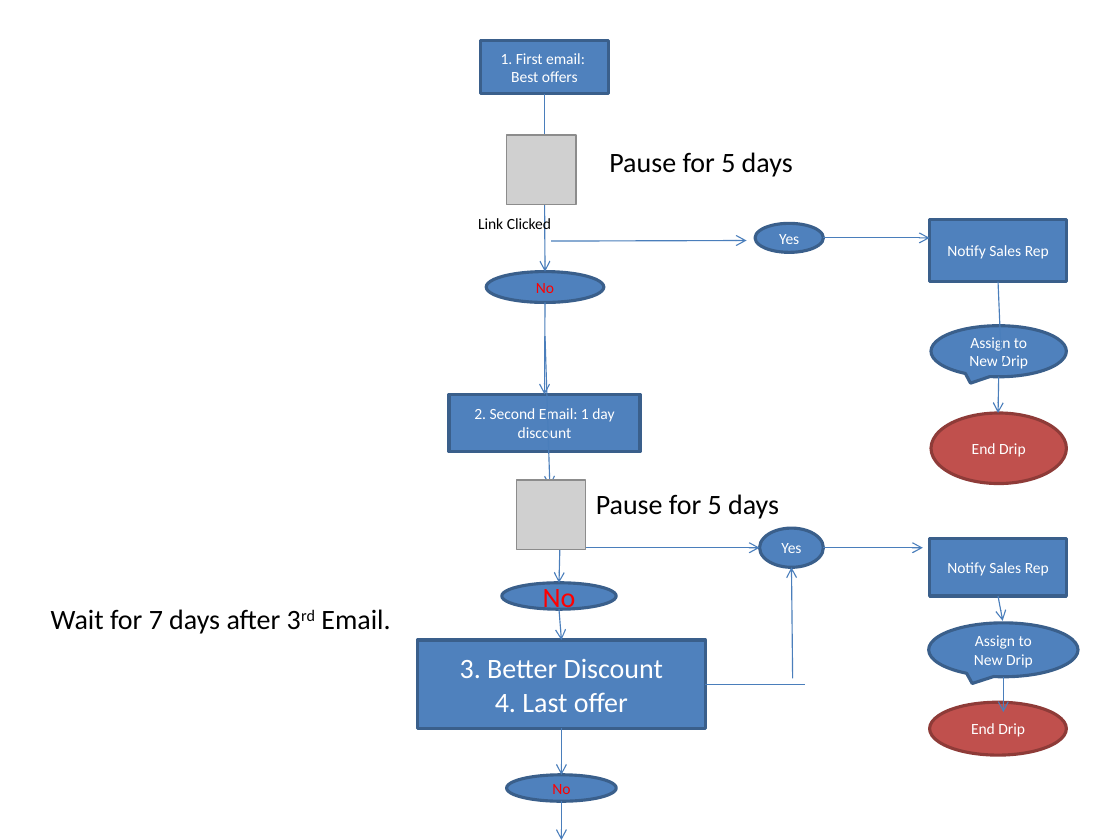
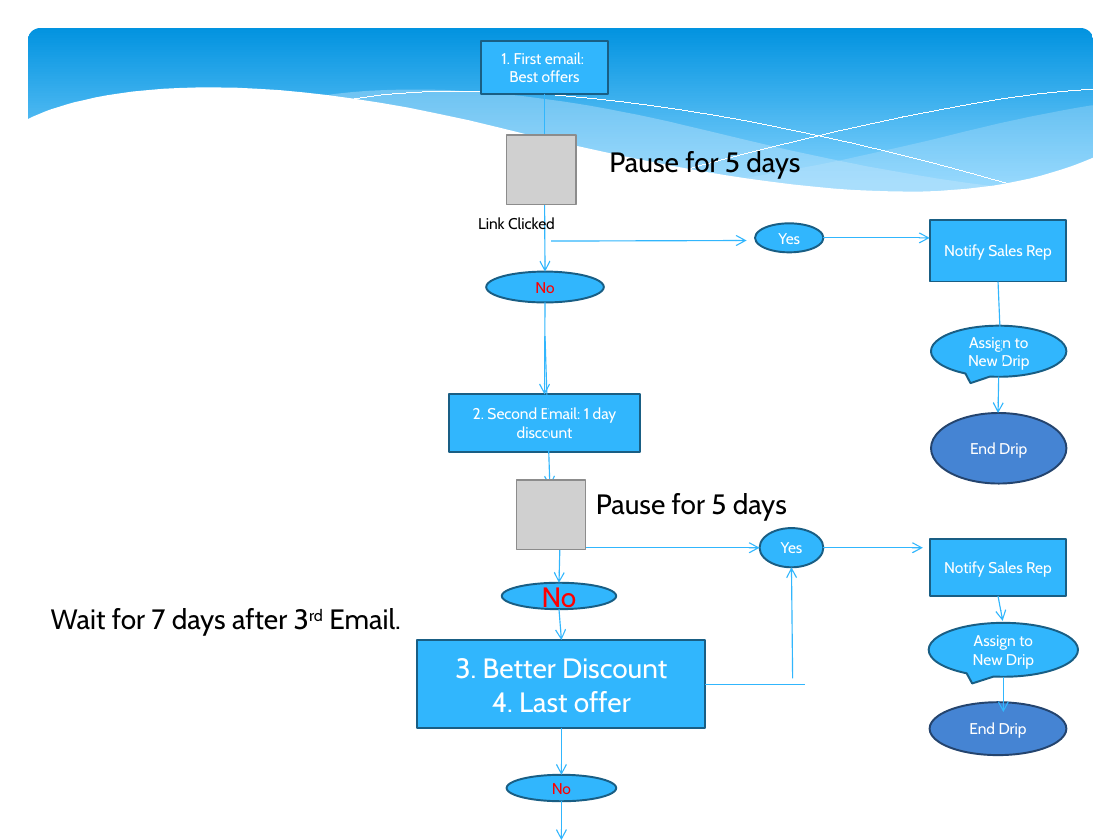
Before and after one commit to mausamiibs/mausamiibs.github.io, a slide deck: slide 17 of Marketing Automation for Network4cars.pptx (slide 14 before the commit). Drawn at 1120x840 pixels with LibreOffice and Linux fonts; fonts in the diff are those of the drawing; grey boxes stand for pictures; background and template pictures are left out. Boxes give left, top, right and bottom in pixels: in the first picture for what was removed or moved away, otherwise in the second. Text is boxed around its words. In the diff, an @@ line names an element or a change of style, - is before the commit and + after.

```diff
--- a/Marketing Automation for Network4cars.pptx
+++ b/Marketing Automation for Network4cars.pptx
@@ rounded rectangle added at [28,28,1093,203], fill gradient #0293E0 to #83D3FE @@
@@ group added at [26,87,1094,250]: 5 freeform shapes @@
@@ arrow (544, 94) - (544, 151): stroke #4B7EBC 0.75 pt to #31B6FD 0.75 pt @@
@@ arrow (544, 178) - (545, 272): stroke #4B7EBC 0.75 pt to #31B6FD 0.75 pt @@
@@ arrow (823, 237) - (930, 237): stroke #4B7EBC 0.75 pt to #31B6FD 0.75 pt @@
@@ arrow (551, 241) - (747, 241): stroke #4B7EBC 0.75 pt to #31B6FD 0.75 pt @@
@@ arrow (998, 281) - (1001, 366): stroke #4B7EBC 0.75 pt to #31B6FD 0.75 pt @@
@@ arrow (545, 302) - (544, 394): stroke #4B7EBC 0.75 pt to #31B6FD 0.75 pt @@
@@ arrow (545, 336) - (550, 486): stroke #4B7EBC 0.75 pt to #31B6FD 0.75 pt @@
@@ arrow (999, 376) - (998, 413): stroke #4B7EBC 0.75 pt to #31B6FD 0.75 pt @@
@@ ellipse "End Drip" at [931,413,1066,484]: font Calibri to Cabin; fill #C0504D to #4584D3; outline #8E3B39 2 pt to #24456E 1.25 pt @@
@@ arrow (560, 533) - (559, 582): stroke #4B7EBC 0.75 pt to #31B6FD 0.75 pt @@
@@ arrow (554, 548) - (759, 548): stroke #4B7EBC 0.75 pt to #31B6FD 0.75 pt @@
@@ arrow (793, 679) - (792, 568): stroke #4B7EBC 0.75 pt to #31B6FD 0.75 pt @@
@@ arrow (823, 548) - (923, 548): stroke #4B7EBC 0.75 pt to #31B6FD 0.75 pt @@
@@ font Calibri to Cabin in 4 elements at [609,148,800,178], [478,215,555,233], [596,493,787,520], [51,608,401,635] @@
@@ arrow (998, 596) - (998, 596): stroke #4B7EBC 0.75 pt to #31B6FD 0.75 pt @@
@@ arrow (998, 596) - (1002, 620): stroke #4B7EBC 0.75 pt to #31B6FD 0.75 pt @@
@@ arrow (559, 609) - (561, 640): stroke #4B7EBC 0.75 pt to #31B6FD 0.75 pt @@
@@ line (706, 684) - (805, 684): stroke #4B7EBC 0.75 pt to #31B6FD 0.75 pt @@
@@ arrow (1004, 676) - (1004, 712): stroke #4B7EBC 0.75 pt to #31B6FD 0.75 pt @@
@@ ellipse "End Drip" at [930,702,1066,755]: font Calibri to Cabin; fill #C0504D to #4584D3; outline #8E3B39 2 pt to #24456E 1.25 pt @@
@@ arrow (561, 728) - (561, 775): stroke #4B7EBC 0.75 pt to #31B6FD 0.75 pt @@
@@ font Calibri to Cabin; fill #4F81BD to #31B6FD; outline #3A5F8C 2 pt to #195F84 1.25 pt in 12 elements at [480,40,608,93], [486,272,604,304], [755,223,823,252], [930,220,1066,281], [931,326,1066,377], [449,394,641,451], [502,582,616,609], [759,529,823,568], [930,539,1066,596], [928,623,1077,676], [418,640,706,728], [506,775,616,802] @@
@@ arrow (561, 801) - (561, 840): stroke #4B7EBC 0.75 pt to #31B6FD 0.75 pt @@
```
Also in this commit, not shown: 17 other slides changed, 3 slides added.
